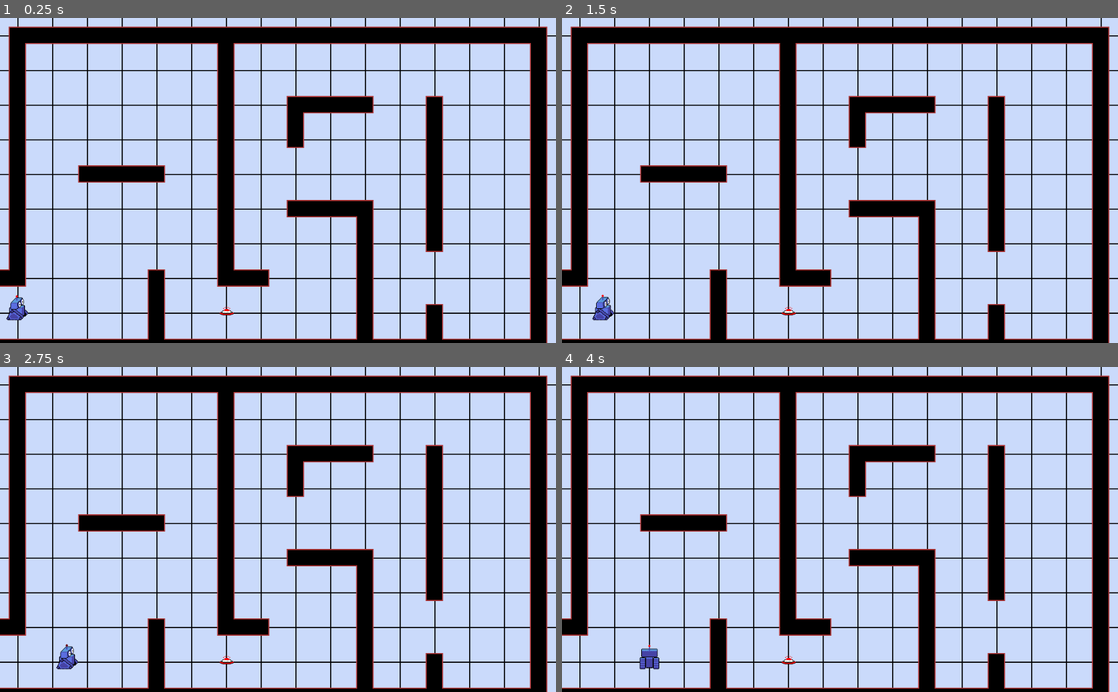
Above: before the commit, frames 1-4 (two rows, left to right).
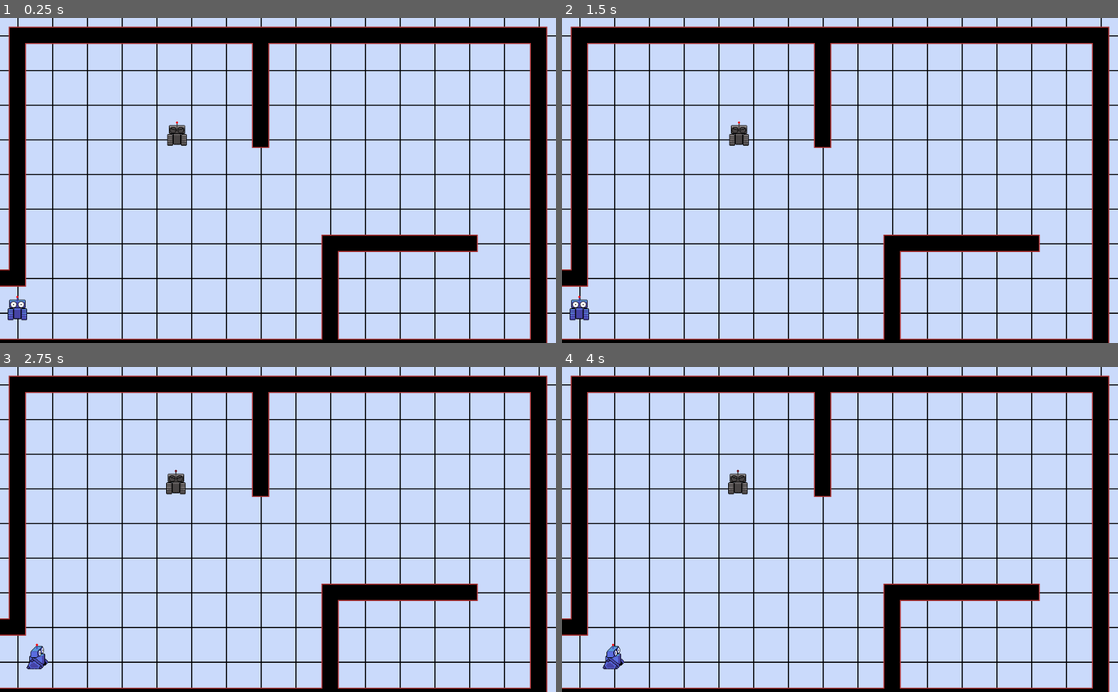
Above: after the commit, the same moments.

Repository: calvar/MaccBot_pub
Game: Godot game, scene res://levels/Level1.tscn
Same seed, same stepped clock (60 frames per second), same inputs: the game is played once before the commit and once after it. Before the commit the project starts from res://levels/Level2.tscn.
Inputs:
- Up to frame 1 (0.25 s): no input
- Up to frame 2 (1.5 s): tap Enter at 0.5 s
- Up to frame 3 (2.75 s): no input
- Up to frame 4 (4 s): no input

The runs differ from the first frame. In frame 1, 12% of the frame differs, in the area x 1-86%, y 7-100%; in frame 2, 12%; in frame 3, 12%; in frame 4, 12%, in the area x 7-86%, y 7-100%.

Commit message:
The motion is now synchronized. moving or turning takes a fixed amount of time for all bots. mal_bots are now placed into a list and instanced by the level instead of being aded as fixed nodes from the start.

Diff:
--- a/actors/Bot.gd
+++ b/actors/Bot.gd
@@ -11,7 +11,6 @@
 onready var ray_left = get_node("RayLeft")
 onready var idle_timer = get_node("IdleTimer")
 onready var pick_timer = get_node("PickTimer")
-
 
 var orientation = {'up': Vector2(0,-1),
 	'down': Vector2(0,1),
@@ -37,6 +36,11 @@
 var instructions = []
 var instruction
 
+var game_turn = 0
+var old_game_turn = 0
+
+var count_turns = 0
+
 signal collide
 
 
@@ -53,11 +57,13 @@
 		DEAD:
 			pass
 	velocity = move_and_slide(velocity)
+	#print(old_game_turn," ",game_turn)
+
 
 
 func action():
 	instruction = read_instruction()
-	#if instruction != "none": print(instruction)
+	if instruction != "none": print(instruction)
 	if instruction == "move":
 		state = MOVE
 	elif instruction == "turn_left":
@@ -67,9 +73,19 @@
 
 func read_instruction():
 	var instruction = "pick_beeper" if state == PICK else "none"
-	if state == IDLE and instructions.size() > 0:
-		instruction = instructions[0]
-		instructions.pop_front()
+	if (state == IDLE) and instructions.size() > 0:
+		while true:
+			instruction = instructions[0]
+			if instruction == "turn_left":
+				count_turns += 1
+				instructions.pop_front()
+			elif count_turns == 0:
+				instructions.pop_front()
+				break
+			else:
+				instruction = "turn_left"
+				break
+	#print(count_turns)
 	return instruction
 
 
@@ -87,9 +103,7 @@
 func move_state():
 	#print("into move state")
 	if global_position.distance_to(destination) < POSITION_ERROR:
-		#Compute the new destination
-		correct_position()
-		compute_destination()
+		velocity = Vector2(0,0)
 		state = IDLE
 	else:
 		velocity = facing * SPEED
@@ -104,11 +118,7 @@
 			print("can't go through wall")
 			emit_signal("collide")
 
-
-
-func turn_state():
-	#print("into turn state")
-	velocity = Vector2(0,0)
+func turn_left():
 	if facing == orientation['right']:
 		facing = orientation['up']
 	elif facing == orientation['up']:
@@ -117,20 +127,27 @@
 		facing = orientation['down']
 	elif facing == orientation['down']:
 		facing = orientation['right']
-
 	animationTree.set("parameters/idle/blend_position",facing)
 	animationState.travel("idle")
-	compute_destination()
+
+func turn_state():
+	#print("into turn state")
+	for i in range(count_turns):
+		turn_left()
+	count_turns = 0
 	state = IDLE
 
 
 func idle_state():
 	#print("into idle state")
-	velocity = Vector2(0,0)
-	animationTree.set("parameters/idle/blend_position",facing)
-	animationState.travel("idle")
-	if idle_timer.is_stopped():
-		idle_timer.start()
+	if game_turn > old_game_turn:
+		old_game_turn = game_turn
+		#compute_destination()
+		correct_position()
+		compute_destination()
+		animationTree.set("parameters/idle/blend_position",facing)
+		animationState.travel("idle")
+		action()
 
 
 
@@ -159,11 +176,6 @@
 	state = DEAD
 
 
-func _on_IdleTimer_timeout():
-	action()
-	#print("STOP")
-
-
 func _on_PickTimer_timeout():
 	action()
 
--- a/actors/Bot.tscn
+++ b/actors/Bot.tscn
@@ -396,13 +396,8 @@
 self_modulate = Color( 0.0745098, 0.784314, 0.0705882, 1 )
 shape = SubResource( 39 )
 
-[node name="IdleTimer" type="Timer" parent="."]
-wait_time = 0.3
-one_shot = true
-
 [node name="PickTimer" type="Timer" parent="."]
 wait_time = 0.6
 one_shot = true
 [connection signal="area_entered" from="detectBeeperArea" to="." method="_on_detectBeeperArea_area_entered"]
-[connection signal="timeout" from="IdleTimer" to="." method="_on_IdleTimer_timeout"]
 [connection signal="timeout" from="PickTimer" to="." method="_on_PickTimer_timeout"]
--- a/actors/MACC_bot.tscn
+++ b/actors/MACC_bot.tscn
@@ -11,7 +11,6 @@
 
 [node name="Sprite" parent="." index="1"]
 texture = ExtResource( 1 )
-frame = 36
 
 [node name="AnimationTree" parent="Sprite" index="1"]
 parameters/playback = SubResource( 1 )
--- a/actors/MAL_bot.gd
+++ b/actors/MAL_bot.gd
@@ -4,6 +4,7 @@
 
 const CATCH_RANGE = 4
 
+var id
 
 func _ready():
 	facing = orientation['left']
@@ -12,8 +13,11 @@
 
 #func _physics_process(delta):
 #	._physics_process(delta)
+#	#print(state,instruction,instructions)
+#	#print(old_game_turn," ",game_turn)
 
 func set_instructions():
+	#print(macc_in_LOS())
 	if macc_in_LOS():
 		var d = macc_bot.destination - global_position
 		#print(d.length())
@@ -101,6 +105,7 @@
 func macc_in_LOS():
 	var space = get_world_2d().direct_space_state
 	var obstacle = space.intersect_ray(global_position,macc_bot.global_position,[self],collision_mask)
+	#print(obstacle.collider == macc_bot)
 	if not obstacle:
 		return false
 	if obstacle.collider == macc_bot:
@@ -109,4 +114,5 @@
 		return false
 
 func _on_MACC_bot_moved():
+	#print("macc moved")
 	set_instructions()
--- a/assets/instructions2.json
+++ b/assets/instructions2.json
@@ -3,6 +3,7 @@
     "move",
     "move",
     "turn_left",
+    "move",
     "move",
     "turn_left",
     "turn_left",
--- a/levels/Level1.gd
+++ b/levels/Level1.gd
@@ -1,12 +1,19 @@
 extends "res://levels/Level_template.gd"
-
-onready var mal_bot = get_node("YSort/MAL_bot")
 
 func _ready():
 	._ready()
-	mal_bot.global_position = Vector2(672,160) #Vector2(672,96)
-	mal_bot.destination = mal_bot.global_position
-	mal_bot.connect("collide",self,"_on_MAL_bot_collide")
+	mal_bots.append(mal_bot.instance())
+
+	mal_bots[0].id = 0
+	mal_bots[0].global_position = Vector2(672,160) #Vector2(672,96)
+	mal_bots[0].destination = mal_bots[0].global_position
+	mal_bots[0].connect("collide",self,"_on_MAL_bot_collide")
+	var main = get_tree().get_root().find_node("YSort",true,false)
+	main.add_child(mal_bots[0])
 
 func _on_MAL_bot_collide():
-	mal_bot.explode()
+	mal_bots[0].explode()
+
+func _on_RoundTimer_timeout():
+	._on_RoundTimer_timeout()
+	mal_bots[0].game_turn += 1
--- a/levels/Level1.tscn
+++ b/levels/Level1.tscn
@@ -1,6 +1,5 @@
-[gd_scene load_steps=4 format=2]
+[gd_scene load_steps=3 format=2]
 
-[ext_resource path="res://actors/MAL_bot.tscn" type="PackedScene" id=1]
 [ext_resource path="res://levels/Level_template.tscn" type="PackedScene" id=2]
 [ext_resource path="res://levels/Level1.gd" type="Script" id=3]
 
@@ -9,6 +8,3 @@
 
 [node name="TileMap" parent="." index="0"]
 tile_data = PoolIntArray( 0, 1, 0, 1, 1, 2, 2, 1, 2, 3, 1, 2, 4, 1, 2, 5, 1, 2, 6, 1, 2, 7, 1, 3, 8, 1, 2, 9, 1, 2, 10, …(2187 unchanged characters)…
-
-[node name="MAL_bot" parent="YSort" index="1" instance=ExtResource( 1 )]
-position = Vector2( 799.682, 98.498 )
--- a/levels/Level_template.gd
+++ b/levels/Level_template.gd
@@ -1,19 +1,31 @@
 extends Node2D
 
+onready var clock = get_node("Clock")
 onready var round_timer = get_node("RoundTimer")
 onready var macc_bot = get_node("YSort/MACC_bot")
 
+var mal_bot = preload("res://actors/MAL_bot.tscn")
+
+var mal_bots = []
+
+var secs = 0
+
 func _ready():
 	macc_bot.connect("collide",self,"_on_MACC_bot_collide")
-
-func _process(delta):
 	if round_timer.is_stopped():
 		round_timer.start()
-		print("START ROUND")
+	clock.start()
+
 
 func _on_MACC_bot_collide():
 	macc_bot.explode()
 
 
 func _on_RoundTimer_timeout():
-	print("STOP ROUND")
+	macc_bot.game_turn += 1
+	#print("NEXT ROUND")
+
+
+func _on_Clock_timeout():
+	secs += 1
+	print("time: ",secs)
--- a/levels/Level_template.tscn
+++ b/levels/Level_template.tscn
@@ -624,5 +624,7 @@
 
 [node name="RoundTimer" type="Timer" parent="."]
 wait_time = 2.0
-one_shot = true
+
+[node name="Clock" type="Timer" parent="."]
 [connection signal="timeout" from="RoundTimer" to="." method="_on_RoundTimer_timeout"]
+[connection signal="timeout" from="Clock" to="." method="_on_Clock_timeout"]
--- a/project.godot
+++ b/project.godot
@@ -16,7 +16,7 @@
 [application]
 
 config/name="MaccBot"
-run/main_scene="res://levels/Level2.tscn"
+run/main_scene="res://levels/Level1.tscn"
 
 [layer_names]
 
